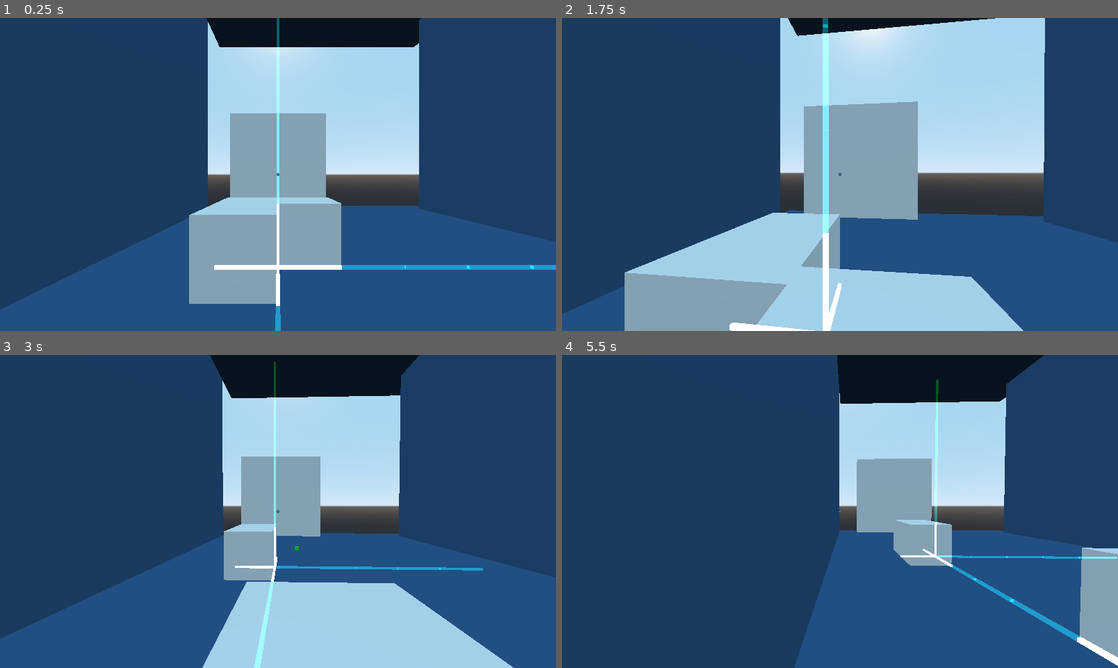
Above: before the commit, frames 1-4 (two rows, left to right).
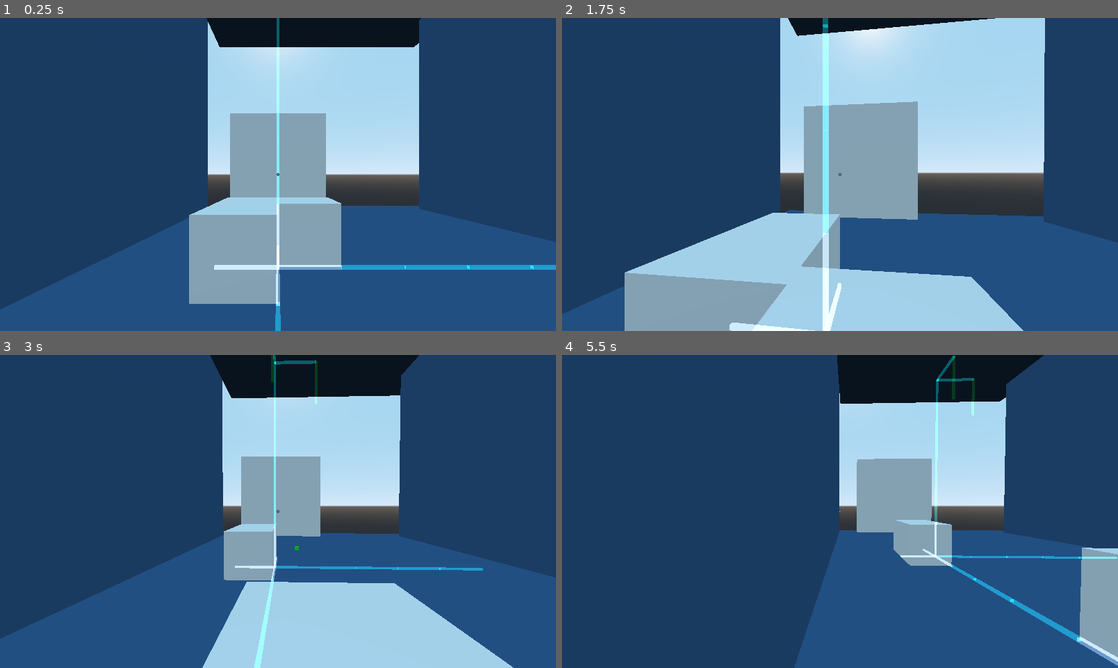
Above: after the commit, the same moments.

Repository: patrickgh3/rails
Game: Godot game, scene res://levels/Axes.tscn
Same seed, same stepped clock (60 frames per second), same inputs: the game is played once before the commit and once after it. This scene is started directly instead of the project's main scene. The engine's default icon, where the game draws it, is replaced by a stand-in: a white triangle on a blue panel in a dark square.
Inputs (mouse positions are in pixels of both pictures, inside the frame that each line leads up to):
- Up to frame 1 (0.25 s): no input
- Up to frame 2 (1.75 s): tap Enter at 0.5 s; move the mouse to (867, 174) at 0.52 s; hold Up (ui_up) from 0.53 s (still down); tap C (crouch) at 0.6 s; tap Space (jump) at 0.77, 1.52 s; move the mouse to (812, 174) at 1.27 s; click (812, 174) at 1.35 s
- Up to frame 3 (3 s): keep holding Up (ui_up); move the mouse to (289, 505) at 2.02 s; hold U 2.03-2.78 s; tap Space (jump) at 2.75 s; move the mouse to (272, 517) at 2.77 s; tap M at 2.85 s
- Up to frame 4 (5.5 s): tap Space (jump) at 3.02, 3.77, 4.52 s; move the mouse to (1006, 558) at 3.52 s; release Up (ui_up) at 3.53 s; hold Left (ui_left) 3.53-5.03 s; tap H at 3.6 s; move the mouse to (673, 464) at 4.27 s; tap 3 at 4.35 s; move the mouse to (867, 511) at 5.02 s; hold Down (ui_down) from 5.03 s (still down); tap 1 at 5.1 s

The runs differ from the first frame. In frame 1, 0.5% of the frame differs, in the area x 38-62%, y 59-92%; in frame 2, 0.2%; in frame 3, 0.4%; in frame 4, 0.6%, in the area x 60-100%, y 0-100%.

Commit message:
Fix Axes puzzle, tweak rail flash visuals, make music loop

Diff:
--- a/rails/levels/Axes.tscn
+++ b/rails/levels/Axes.tscn
@@ -83,8 +83,21 @@
 [node name="Rail10" parent="." instance=ExtResource( 4 )]
 transform = Transform( -4.37114e-08, 1, 0, -1, -4.37114e-08, 0, 0, 0, 1, 0, 4, -2 )
 
+[node name="Rail20" parent="." instance=ExtResource( 4 )]
+transform = Transform( -4.37114e-08, 1, 0, -1, -4.37114e-08, 0, 0, 0, 1, 0, 5, -2 )
+
+[node name="Rail22" parent="." instance=ExtResource( 4 )]
+transform = Transform( -4.37114e-08, 1, 0, 0, 0, 1, 1, 4.37114e-08, 0, 0, 5, -2 )
+
+[node name="Rail23" parent="." instance=ExtResource( 4 )]
+transform = Transform( 1, 1.06581e-14, 0, 0, 0, 1, 1.42109e-14, -1, 0, 0, 5, -2 )
+
 [node name="Rail11" parent="." instance=ExtResource( 4 )]
-transform = Transform( -4.37114e-08, 1, 0, -1, -4.37114e-08, 0, 0, 0, 1, 0, 5, -2 )
+transform = Transform( -4.37114e-08, 1, 0, -1, -4.37114e-08, 0, 0, 0, 1, 0, 5, -1 )
+is_target = true
+
+[node name="Rail21" parent="." instance=ExtResource( 4 )]
+transform = Transform( -4.37114e-08, 1, 0, -1, -4.37114e-08, 0, 0, 0, 1, 1, 5, -2 )
 is_target = true
 
 [node name="Door" parent="." instance=ExtResource( 5 )]
--- a/rails/objects/Controller.gd
+++ b/rails/objects/Controller.gd
@@ -31,10 +31,10 @@
 	volumes[$MusicRoot2Deep] = 0
 	volumes[$MusicRoot3Hope] = 0
 	volumes[$MusicGuitarEcho] = 0
-	music_active[$MusicRoot1Piano] = false
-	music_active[$MusicRoot2Deep] = true
-	music_active[$MusicRoot3Hope] = false
-	music_active[$MusicGuitarEcho] = true
+	music_active[$MusicRoot1Piano] = randf() < 0.5
+	music_active[$MusicRoot2Deep] = randf() < 0.5
+	music_active[$MusicRoot3Hope] = randf() < 0.5
+	music_active[$MusicGuitarEcho] = randf() < 0.5
 
 
 
@@ -46,6 +46,8 @@
 	if rails_just_departed_timer == 2:
 		rails_just_departed.clear()
 
+	# Gradually fade music layers in and out depending on which ones
+	# we want to be playing right now
 	for node in volumes.keys():
 		if music_active[node]:
 			volumes[node] += _delta
@@ -54,6 +56,7 @@
 		volumes[node] = clamp(volumes[node], 0, 1)
 		node.set_volume_db(lerp(-30, 0, volumes[node]))
 
+	# Test key to randomize music layers
 	if Input.is_key_pressed(KEY_U):
 		for node in volumes.keys():
 			music_active[node] = randf() < 0.5
--- a/rails/objects/Rail.tscn
+++ b/rails/objects/Rail.tscn
@@ -33,12 +33,12 @@
 operator = 3
 
 [sub_resource type="VisualShaderNodeScalarInterp" id=11]
-default_input_values = [ 0, 0.25, 1, 1.0, 2, 1.0 ]
+default_input_values = [ 0, 0.15, 1, 1.0, 2, 1.0 ]
 
 [sub_resource type="VisualShaderNodeSwitch" id=12]
 
 [sub_resource type="VisualShaderNodeColorConstant" id=13]
-constant = Color( 0, 1, 0.00784314, 1 )
+constant = Color( 0.484528, 1, 0.480469, 1 )
 
 [sub_resource type="VisualShaderNodeColorConstant" id=14]
 
@@ -53,7 +53,7 @@
 default_input_values = [ 0, Vector3( 0, 0, 0 ), 1, Vector3( 1, 1, 1 ), 2, 0.8 ]
 
 [sub_resource type="VisualShaderNodeScalarInterp" id=18]
-default_input_values = [ 0, 0.5, 1, 1.0, 2, 0.5 ]
+default_input_values = [ 0, 0.5, 1, 1.0, 2, 0.0 ]
 
 [sub_resource type="VisualShader" id=19]
 code = "shader_type spatial;
@@ -93,7 +93,7 @@
 	}
 
 // Color:27
-	vec3 n_out27p0 = vec3(0.000000, 1.000000, 0.007843);
+	vec3 n_out27p0 = vec3(0.484528, 1.000000, 0.480469);
 	float n_out27p1 = 1.000000;
 
 // Color:28
@@ -136,7 +136,7 @@
 	float n_out24p0 = n_out22p0 / n_in24p1;
 
 // ScalarMix:25
-	float n_in25p0 = 0.25000;
+	float n_in25p0 = 0.15000;
 	float n_in25p1 = 1.00000;
 	float n_out25p0 = mix(n_in25p0, n_in25p1, n_out24p0);
 
@@ -154,7 +154,8 @@
 
 // ScalarMix:9
 	float n_in9p1 = 1.00000;
-	float n_out9p0 = mix(n_out21p0, n_in9p1, n_out5p0);
+	float n_in9p2 = 0.00000;
+	float n_out9p0 = mix(n_out21p0, n_in9p1, n_in9p2);
 
 // Output:0
 	ALBEDO = n_out7p0;
@@ -167,6 +168,7 @@
 
 }
 "
+graph_offset = Vector2( -944, 200 )
 modes/blend = 1
 flags/depth_test_disable = true
 flags/unshaded = true
@@ -205,7 +207,7 @@
 nodes/fragment/27/position = Vector2( -220, 0 )
 nodes/fragment/28/node = SubResource( 14 )
 nodes/fragment/28/position = Vector2( -220, 100 )
-nodes/fragment/connections = PoolIntArray( 7, 0, 0, 0, 5, 0, 7, 2, 5, 0, 9, 2, 9, 0, 0, 1, 14, 0, 16, 0, 10, 0, 16, 1,  …(192 unchanged characters)…
+nodes/fragment/connections = PoolIntArray( 7, 0, 0, 0, 5, 0, 7, 2, 9, 0, 0, 1, 14, 0, 16, 0, 10, 0, 16, 1,  …(192 unchanged characters)…
 
 [sub_resource type="ShaderMaterial" id=20]
 resource_local_to_scene = true
Not shown, changed: rails/sounds/melody01-guitarEcho.wav.import
Not shown, changed: rails/sounds/root01-piano.wav.import
Not shown, changed: rails/sounds/root02-deep.wav.import
Not shown, changed: rails/sounds/root03-hope.wav.import
